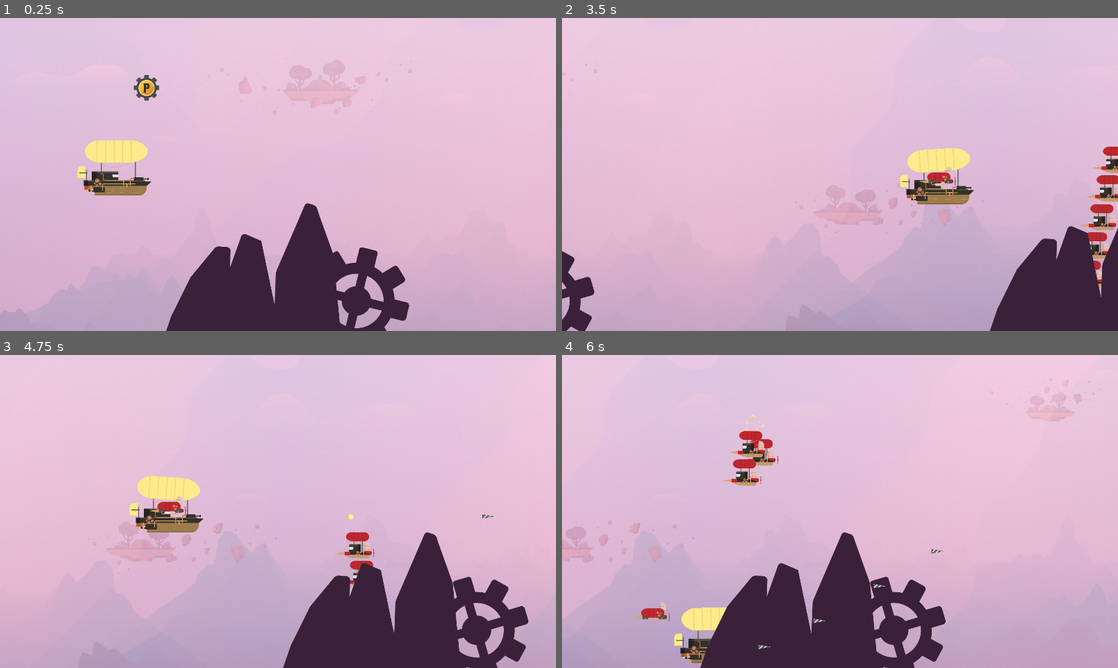
Above: before the commit, frames 1-4 (two rows, left to right).
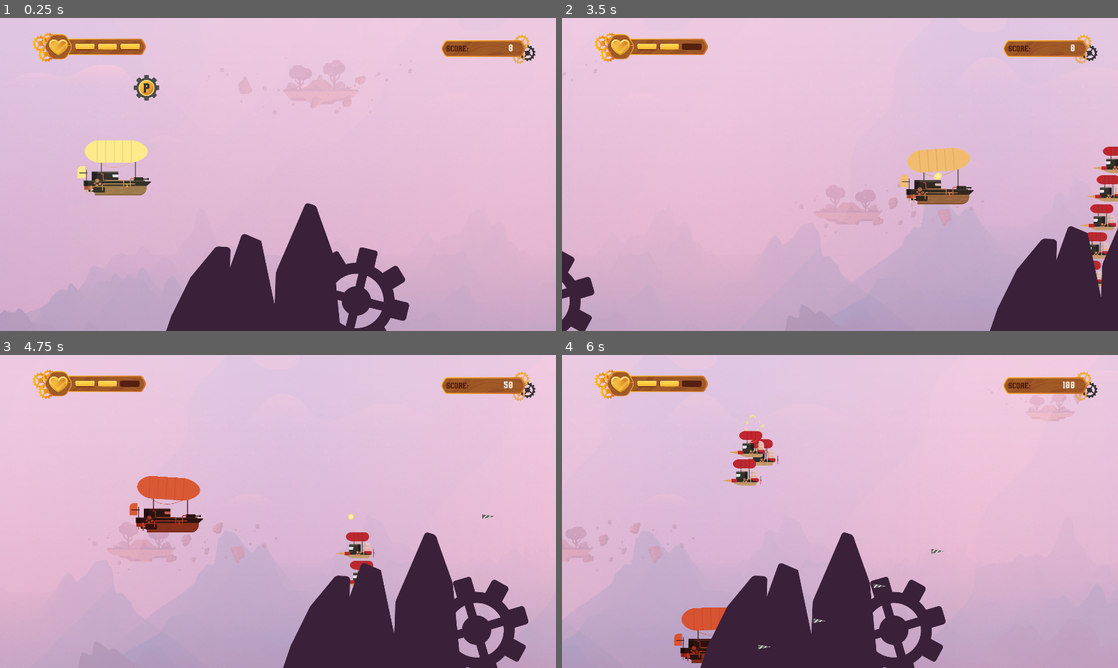
Above: after the commit, the same moments.

Repository: platzi/taller-godot-arkanet
Game: Godot game, scene res://Scenes/Nivel1.tscn
Two runs of this game, one before a commit and one after it. Both use one fixed random seed, a clock stepped at 60 frames per second and the inputs below.
Inputs (mouse positions are in pixels of both pictures, inside the frame that each line leads up to):
- Up to frame 1 (0.25 s): no input
- Up to frame 2 (3.5 s): move the mouse to (962, 158) at 0.52 s; press the mouse at (962, 158) at 0.53 s; hold D (move_right) 0.53-1.28 s; move the mouse to (728, 190) at 1.27 s; release the mouse at (728, 190) at 1.28 s; hold S (move_down) 1.28-2.03 s; click (728, 190) at 1.35 s; move the mouse to (895, 105) at 2.02 s; press the mouse at (895, 105) at 2.03 s; hold D (move_right) 2.03-2.78 s; move the mouse to (812, 237) at 2.77 s; release the mouse at (812, 237) at 2.78 s; hold W (move_up) from 2.78 s (still down); click (812, 237) at 2.85 s
- Up to frame 3 (4.75 s): move the mouse to (444, 558) at 3.52 s; release W (move_up) at 3.53 s; press the mouse at (444, 558) at 3.53 s; hold A (move_left) from 3.53 s (still down); move the mouse to (111, 464) at 4.27 s; release the mouse at (111, 464) at 4.28 s; click (111, 464) at 4.35 s
- Up to frame 4 (6 s): move the mouse to (867, 511) at 5.02 s; release A (move_left) at 5.03 s; press the mouse at (867, 511) at 5.03 s; hold S (move_down) 5.03-5.78 s; move the mouse to (756, 433) at 5.77 s; release the mouse at (756, 433) at 5.78 s; hold D (move_right) from 5.78 s (still down); click (756, 433) at 5.85 s

The runs differ from the first frame. In frame 1, 2.1% of the frame differs, in the area x 5-97%, y 4-57%; in frame 2, 3.1%; in frame 3, 3.6%; in frame 4, 3.0%.

Commit message:
Clase 15 - Creando el HUD

Diff:
--- a/Scenes/Nivel1.tscn
+++ b/Scenes/Nivel1.tscn
@@ -8,9 +8,18 @@
 [ext_resource path="res://Scenes/Monte.tscn" type="PackedScene" id=6]
 [ext_resource path="res://Assets/fondo/fondo.jpg" type="Texture" id=7]
 [ext_resource path="res://Scripts/Camera2D.gd" type="Script" id=8]
+[ext_resource path="res://Assets/hud/barra_vida.png" type="Texture" id=9]
+[ext_resource path="res://Assets/hud/vida.png" type="Texture" id=10]
+[ext_resource path="res://Assets/fonts/Kubika Font/Kubika Rough.ttf" type="DynamicFontData" id=11]
+[ext_resource path="res://Assets/hud/tabla_puntos.png" type="Texture" id=12]
 
 [sub_resource type="CircleShape2D" id=1]
 radius = 40.05
+
+[sub_resource type="DynamicFont" id=2]
+size = 40
+use_filter = true
+font_data = ExtResource( 11 )
 
 [node name="Nivel1" type="Node2D"]
 
@@ -53,4 +62,52 @@
 [node name="Monte2" parent="." instance=ExtResource( 6 )]
 position = Vector2( 2213, -27 )
 
+[node name="HUD" type="CanvasLayer" parent="." groups=["hud"]]
+
+[node name="BarraVida" type="TextureRect" parent="HUD"]
+margin_left = 112.0
+margin_top = 51.0
+margin_right = 504.0
+margin_bottom = 152.0
+texture = ExtResource( 9 )
+
+[node name="Vida" type="TextureRect" parent="HUD/BarraVida"]
+margin_left = 148.0
+margin_top = 37.0
+margin_right = 215.0
+margin_bottom = 59.0
+texture = ExtResource( 10 )
+
+[node name="Vida2" type="TextureRect" parent="HUD/BarraVida"]
+margin_left = 226.0
+margin_top = 38.0
+margin_right = 293.0
+margin_bottom = 60.0
+texture = ExtResource( 10 )
+
+[node name="Vida3" type="TextureRect" parent="HUD/BarraVida"]
+margin_left = 304.0
+margin_top = 37.0
+margin_right = 371.0
+margin_bottom = 59.0
+texture = ExtResource( 10 )
+
+[node name="BarraPuntos" type="TextureRect" parent="HUD"]
+margin_left = 1524.0
+margin_top = 57.0
+margin_right = 1850.0
+margin_bottom = 158.0
+texture = ExtResource( 12 )
+
+[node name="Label" type="Label" parent="HUD/BarraPuntos"]
+margin_left = 132.0
+margin_top = 28.0
+margin_right = 249.0
+margin_bottom = 68.0
+custom_fonts/font = SubResource( 2 )
+text = "0"
+align = 2
+valign = 1
+clip_text = true
+
 [connection signal="body_entered" from="PowerUp" to="PowerUp" method="_on_PowerUp_body_entered"]
--- a/Scenes/Personaje.tscn
+++ b/Scenes/Personaje.tscn
@@ -204,7 +204,7 @@
 position = Vector2( -6, 26 )
 frames = SubResource( 7 )
 animation = "idle"
-frame = 3
+frame = 1
 playing = true
 
 [node name="Globo" type="Sprite" parent="."]
--- a/Scripts/Global.gd
+++ b/Scripts/Global.gd
@@ -3,14 +3,14 @@
 
 var puntos = 0
 var vidas = 3
+var LabelPuntos
 
 func remove_vida():
 	if vidas > 1:
 		vidas -= 1
 	else:
-		print("Perdiste")
-	print("Vidas: "+String(vidas))
+		get_tree().reload_current_scene()
 
 func add_puntos(valor):
 	puntos += valor
-	print("Puntos: "+String(puntos))
+	LabelPuntos.text = String(puntos)
--- a/Scripts/Personaje.gd
+++ b/Scripts/Personaje.gd
@@ -4,12 +4,16 @@
 
 onready var Disparo = preload("res://Scenes/Disparo.tscn")
 onready var DisparoEspecial = preload("res://Scenes/DisparoEspecial.tscn")
-
+onready var HUD = get_tree().get_nodes_in_group("hud")[0]
 onready var playback = $AnimationTree.get("parameters/playback")
 
 var movimiento = Vector2(0,0)
 var cooldown = true
 var powerup = false
+
+func _ready():
+	Global.vidas = 3
+	Global.LabelPuntos = HUD.get_node("BarraPuntos/Label")
 
 func get_inputs():
 	movimiento = Vector2()
@@ -47,6 +51,9 @@
 
 func take_damage():
 	Global.remove_vida()
+	var barra_vida = HUD.get_node("BarraVida")
+	var vidas = barra_vida.get_children()
+	vidas[Global.vidas].visible = false
 	$AnimationPlayer.play("take_damage")
 
 func _on_Timer_timeout():
@@ -55,9 +62,9 @@
 
 
 func _on_Area2D_area_entered(area):
-#	if area.is_in_group("enemigo"):
-#		take_damage()
-#		area.set_explosion()
+	if area.is_in_group("enemigo"):
+		take_damage()
+		area.set_explosion()
 	pass # Replace with function body.
 
 
Not shown: 1 places in Scenes/Nivel1.tscn that only renumber resources
